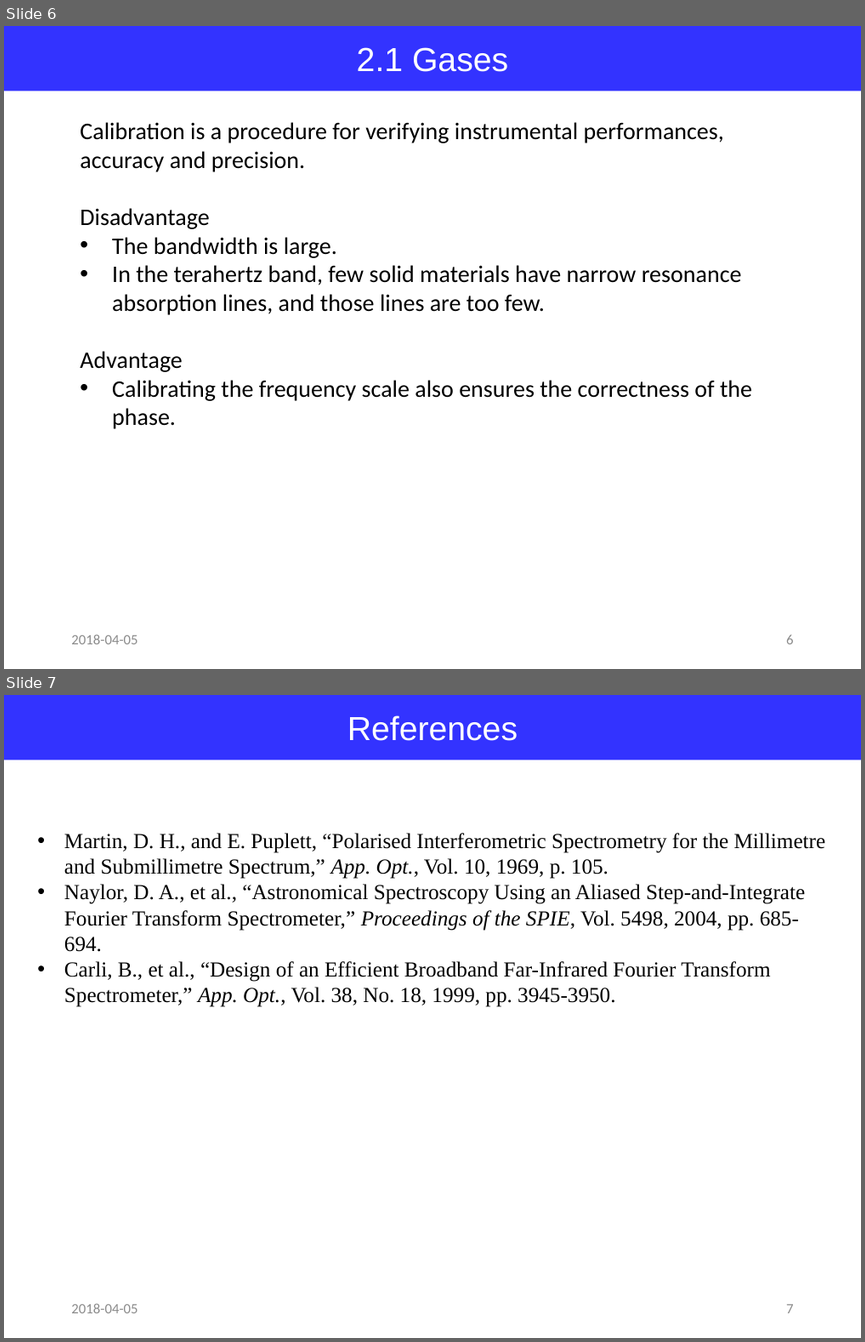
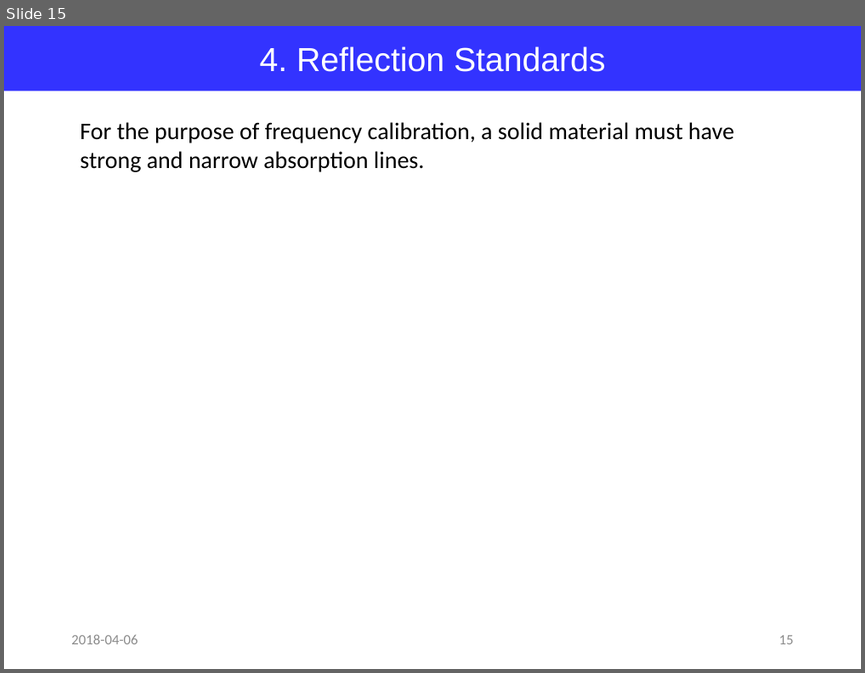
Before and after one commit to jglee96/NBTP_Lab, a slide deck: Terahertz Metrology/Ch6/Terahertz Metrology_Ch6.pptx. Shown one above the other, each under a label of ours: slides 6 and 7 before the commit, slide 15 after it. The pictures are 865x1342 and 865x673 pixels, drawn with LibreOffice and Linux fonts; fonts in the diff are those of the drawing. Boxes give left, top, right and bottom in pixels: in the first picture for what was removed or moved away, otherwise in the second. Text is boxed around its words. In the diff, an @@ line names an element or a change of style, - is before the commit and + after.

```diff
--- a/Terahertz Metrology/Ch6/Terahertz Metrology_Ch6.pptx
+++ b/Terahertz Metrology/Ch6/Terahertz Metrology_Ch6.pptx
@@ slide 7 removed at (4, 695, 861, 1338), background #FFFFFF @@
@@ rectangle removed at (4, 695, 861, 760) @@
-References
@@ text removed at (64, 833, 826, 1007) @@
-• Martin, D. H., and E. Puplett, “Polarised Interferometric Spectrometry for the Millimetre and Submillimetre Spectrum,” App. Opt., Vol. 10, 1969, p. 105.
-• Naylor, D. A., et al., “Astronomical Spectroscopy Using an Aliased Step-and-Integrate Fourier Transform Spectrometer,” Proceedings of the SPIE, Vol. 5498, 2004, pp. 685-694.
-• Carli, B., et al., “Design of an Efficient Broadband Far-Infrared Fourier Transform Spectrometer,” App. Opt., Vol. 38, No. 18, 1999, pp. 3945-3950.
@@ text removed at (71, 1303, 137, 1313) @@
-2018-04-05
@@ page number removed at (786, 1304, 793, 1313) @@
-7
@@ what was slide 6 is now slide 15 @@
@@ slide 15 changed as well @@
@@ text in rectangle at (260, 46, 606, 72): text changed @@
-2.1 Gases
+4. Reflection Standards
@@ text removed at (80, 122, 752, 429) @@
-Calibration is a procedure for verifying instrumental performances, accuracy and precision.
-Disadvantage
-• The bandwidth is large.
-• In the terahertz band, few solid materials have narrow resonance absorption lines, and those lines are too few.
-Advantage
-• Calibrating the frequency scale also ensures the correctness of the phase.
@@ text added at (80, 122, 734, 172), 20 pt, text #000000 @@
+For the purpose of frequency calibration, a solid material must have strong and narrow absorption lines.
@@ text at (71, 634, 137, 644): text changed @@
-2018-04-05
+2018-04-06
@@ page number at (779, 635, 794, 644): text changed @@
-6
+15
```
Also in this commit, not shown: 5 other slides changed, 10 slides added, 11 other files.
